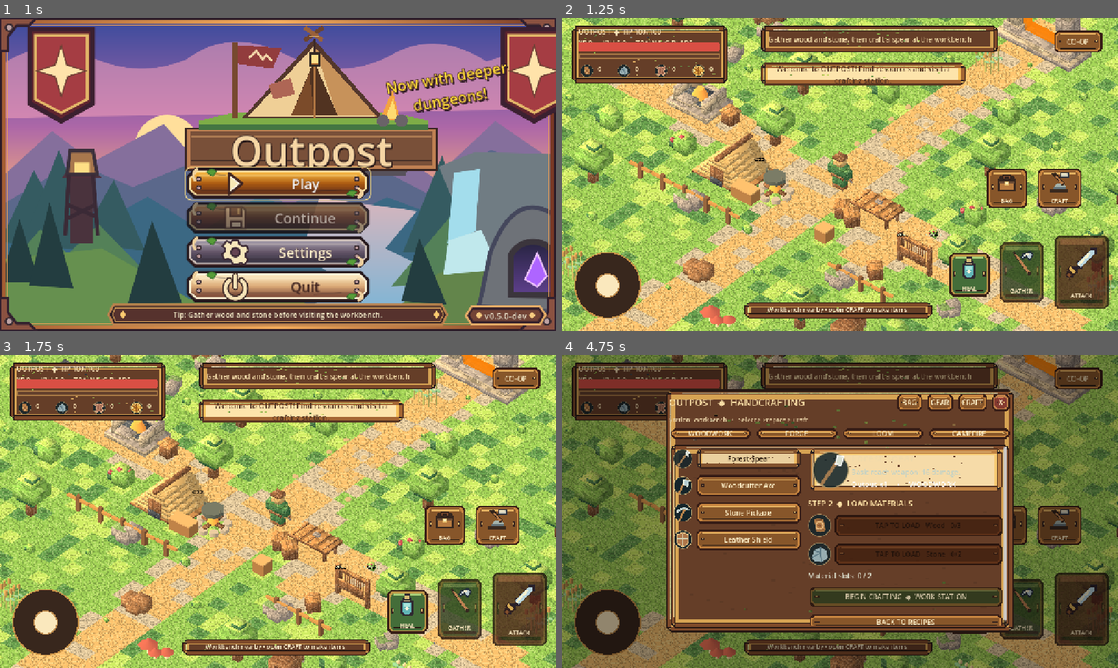
Above: before the commit, frames 1-4 (two rows, left to right).
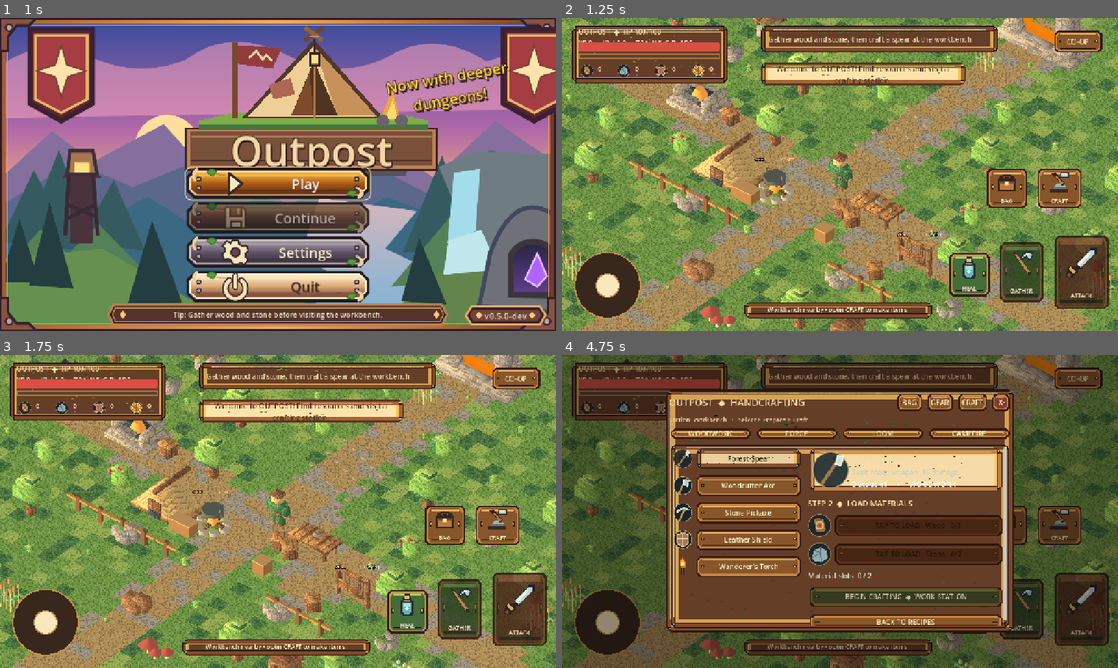
Above: after the commit, the same moments.

Repository: Smurfis/outpost-rpg
Game: Godot game, scene res://scenes/ui/company_splash.tscn
Same seed, same stepped clock (60 frames per second), same inputs: the game is played once before the commit and once after it.
Inputs (mouse positions are in pixels of both pictures, inside the frame that each line leads up to):
- Up to frame 1 (1 s): tap Enter at 0.5 s; move the mouse to (400, 158) at 0.52 s; hold D from 0.53 s (still down); tap E at 0.6 s; click (400, 158) at 0.67 s; tap Space at 0.77 s
- Up to frame 2 (1.25 s): keep holding D; tap Space at 1.07 s
- Up to frame 3 (1.75 s): release D at 1.25 s; drag from (166, 527) to (250, 574) at 1.27 s
- Up to frame 4 (4.75 s): move the mouse to (895, 442) at 2.02 s; hold D (outpost_right) 2.03-2.75 s; hold C (outpost_craft) 2.03-2.75 s; click "NEXT ◆ PREPARE ITEM" at 2.75 s; click "CO-OP" at 3.5 s; click "BAG" at 4.25 s

Frame 1 is identical in both runs. In frame 2, 69% of the frame differs, in the area x 0-100%, y 0-100%; in frame 3, 69%; in frame 4, 31%.

Commit message:
feat(atmosphere): nine-minute day-night lighting, craftable offhand torch and HUD clock

Diff:
--- /dev/null
+++ b/assets/icons/torch.svg
@@ -0,0 +1,8 @@
+<svg xmlns="http://www.w3.org/2000/svg" viewBox="0 0 64 64">
+<path fill="#3b261d" d="M28 29h8v30h-8z"/>
+<path fill="#865536" d="M30 30h4v27h-4z"/>
+<path fill="#b48545" d="M25 29h14v8H25z"/>
+<path fill="#e99a2e" d="M32 3c-12 12-12 20-9 27h18c3-9-4-16-9-27z"/>
+<path fill="#ffdf78" d="M32 13c-5 9-8 13-5 18h10c2-5 0-9-5-18z"/>
+<path fill="#fff1b4" d="M32 22c-3 4-3 7-1 9h4c1-3-1-5-3-9z"/>
+</svg>
--- a/data/recipes.json
+++ b/data/recipes.json
@@ -193,5 +193,20 @@
       "mushrooms": 2,
       "berries": 2
     }
+  },
+  {
+    "id": "torch",
+    "name": "Wanderer's Torch",
+    "result": "torch",
+    "amount": 1,
+    "station": "workbench",
+    "seconds": 1.7,
+    "strokes": 3,
+    "category": "Tools",
+    "desc": "Off-hand light for the night. Replaces your shield until unequipped.",
+    "ingredients": {
+      "wood": 2,
+      "fiber": 1
+    }
   }
 ]
--- a/scripts/game.gd
+++ b/scripts/game.gd
@@ -10,6 +10,8 @@
 const VOXEL_PROPS = preload("res://scripts/voxel/voxel_props.gd")
 const COOP = preload("res://scripts/network/coop_session.gd")
 @export var voxel_art_enabled: bool = true
+@export var day_night_enabled: bool = true
+@export_range(120.0, 1800.0, 30.0) var day_length_seconds: float = 540.0
 @export var fields_biome_enabled: bool = true # Original outpost clearing remains flat.
 @export var chunk_streaming_enabled: bool = true # Stream finite 192x192 Fields in 12x12 cells.
 const SAVE = "user://outpost_progress_v02.json"
@@ -18,7 +20,7 @@
 var hud
 var camera: Camera3D
 var equipment: Dictionary = {"weapon": "training_blade", "offhand": "", "back": "", "tool_wood": "", "tool_mining": "", "tool_forage": ""}
-var inventory: Dictionary = {"wood": 0, "stone": 0, "hide":  …(76 unchanged characters)… "shield": 0, "spear": 0, "satchel": 0, "iron": 0, "coal": 0, "clay": 0, "herbs": …(125 unchanged characters)…
+var inventory: Dictionary = {"wood": 0, "stone": 0, "hide":  …(76 unchanged characters)… "shield": 0, "spear": 0, "satchel": 0, "torch": 0, "iron": 0, "coal": 0, "clay": 0, "herbs": …(125 unchanged characters)…
 var menu
 var coop
 var recipes: Array = []
@@ -32,6 +34,11 @@
 var attack_delay: float = 0.0
 var gather_delay: float = 0.0
 var world_time: float = 0.0
+var sky_environment: Environment
+var sky_material: ProceduralSkyMaterial
+var sun_light: DirectionalLight3D
+var dusk_announced: bool = false
+var previous_day_phase: float = 0.25
 var last_hit_node: Node3D
 var workshop: Vector3 = Vector3(3.5, 0.0, 0.6)
 
@@ -69,6 +76,7 @@
 	add_child(coop)
 	_camera(1.0)
 	hud.toast("Welcome to OUTPOST! Find resources and visit a crafting station.")
+	_update_day_night()
 
 func _register_keys() -> void:
 	var binds := {"left": [KEY_A, KEY_LEFT], "right": [KEY_D, KEY_RIGHT], "up": [KEY_W, KEY_UP], "down": [KEY_S, KEY_DOWN], "gather": [KEY_E], "attack": [KEY_F, KEY_SPACE], "craft": [KEY_C], "bag": [KEY_B, KEY_I], "heal": [KEY_H]}
@@ -98,6 +106,7 @@
 	attack_delay = maxf(0.0, attack_delay - delta)
 	gather_delay = maxf(0.0, gather_delay - delta)
 	world_time += delta
+	_update_day_night()
 	_camera(delta)
 	if hero == null or hud == null:
 		return
@@ -172,9 +181,11 @@
 		dawn.ground_horizon_color = Color("d9b8a6")
 		sky.sky_material = dawn
 		env.sky = sky
+		sky_material = dawn
 		env.ambient_light_color = Color("fff0d1")
 		env.ambient_light_energy = 0.9
 	w.environment = env
+	sky_environment = env
 	add_child(w)
 	var sun := DirectionalLight3D.new()
 	sun.rotation_degrees = Vector3(-53, -30, 0)
@@ -184,6 +195,40 @@
 		sun.light_energy = 1.45
 	sun.shadow_enabled = false # Preserve Android budget on first visual pass.
 	add_child(sun)
+	sun_light = sun
+
+func day_phase() -> float:
+	return fposmod(0.25 + world_time / maxf(1.0, day_length_seconds), 1.0)
+
+func is_night() -> bool:
+	var phase: float = day_phase()
+	return phase >= 0.60 and phase < 0.94
+
+func _update_day_night() -> void:
+	if not day_night_enabled or sun_light == null or sky_environment == null:
+		return
+	var phase: float = day_phase()
+	# Midday at 0.25; dusk at 0.50; midnight at 0.75; dawn at 0.00.
+	# Never completely black: players without a torch can still navigate.
+	var daylight: float = clampf((sin(phase * TAU) + 0.16) * 1.15, 0.0, 1.0)
+	sun_light.light_energy = lerpf(0.035, 1.45 if voxel_art_enabled else 1.25, daylight)
+	sun_light.light_color = Color("7e9abf").lerp(Color("ffe0a9"), daylight)
+	sun_light.rotation_degrees = Vector3(-90.0 + phase * 360.0, -30.0, 0.0)
+	sky_environment.ambient_light_energy = lerpf(0.19, 0.9 if voxel_art_enabled else 0.85, daylight)
+	sky_environment.ambient_light_color = Color("829bbf").lerp(Color("fff0d1"), daylight)
+	if sky_material != null:
+		sky_material.sky_top_color = Color("10213e").lerp(Color("5d81b7"), daylight)
+		sky_material.sky_horizon_color = Color("302d4f").lerp(Color("efb49b"), daylight)
+		sky_material.ground_horizon_color = Color("2c3452").lerp(Color("d9b8a6"), daylight)
+	if hud != null:
+		var hour: int = int(floorf(phase * 24.0))
+		var minute: int = int(floorf(fposmod(phase * 24.0, 1.0) * 60.0))
+		hud.set_world_clock("%02d:%02d" % [hour, minute], is_night())
+	if not dusk_announced and previous_day_phase < 0.50 and phase >= 0.50:
+		dusk_announced = true
+		if hud != null:
+			hud.toast("No matter how dark the world becomes, you are its light.")
+	previous_day_phase = phase
 
 func _world() -> void:
 	var floor_body := StaticBody3D.new()
@@ -531,7 +576,7 @@
 func equipment_slot(item_id: String) -> String:
 	if item_id in ["spear", "iron_blade"]:
 		return "weapon"
-	if item_id == "shield":
+	if item_id in ["shield", "torch"]:
 		return "offhand"
 	if item_id == "cloak":
 		return "back"
@@ -567,10 +612,11 @@
 		return
 	hero.set_weapon(str(equipment.get("weapon", "training_blade")))
 	hero.set_shield(str(equipment.get("offhand", "")) == "shield")
+	hero.set_torch(str(equipment.get("offhand", "")) == "torch")
 	hero.set_cloak(str(equipment.get("back", "")) == "cloak")
 
 func owns_unique(item_id: String) -> bool:
-	return item_id in ["spear", "axe", "pickaxe", "shield", "satchel", "iron_blade", "cloak"] and int(inventory.get(item_id, 0)) > 0
+	return item_id in ["spear", "axe", "pickaxe", "shield", "torch", "satchel", "iron_blade", "cloak"] and int(inventory.get(item_id, 0)) > 0
 
 func can_craft(id: String) -> bool:
 	var recipe: Dictionary = _recipe_by_id(id)
@@ -725,7 +771,7 @@
 	_refresh_menu()
 
 func _save() -> void:
-	var data: Dictionary = {"version": 5, "equipment": equipment, "inventory": inventory, "experience": experience, "kills": kills, "spear": spear_crafted}
+	var data: Dictionary = {"version": 5, "equipment": equipment, "inventory": inventory, "experience": experience, "kills": kills, "spear": spear_crafted, "world_time_seconds": world_time}
 	var f: FileAccess = FileAccess.open(SAVE, FileAccess.WRITE)
 	if f != null:
 		f.store_string(JSON.stringify(data))
@@ -738,6 +784,7 @@
 	if not (data is Dictionary):
 		return
 	var version: int = int(data.get("version", 0))
+	world_time = maxf(0.0, float(data.get("world_time_seconds", 0.0)))
 	if version not in [2, 3, 4, 5]:
 		return
 	var stored: Variant = data.get("inventory", {})
--- a/scripts/hud.gd
+++ b/scripts/hud.gd
@@ -4,6 +4,7 @@
 var game
 var root: Control
 var status: Label
+var world_clock: Label
 var quest: Label
 var hint: Label
 var toast_label: Label
@@ -32,6 +33,7 @@
 	add_child(root)
 	root.set_anchors_and_offsets_preset(Control.PRESET_FULL_RECT)
 	_panel(0.015, 0.02, 0.302, 0.215, Color("#291d1b"))
+	world_clock = _label("DAY 12:00", 13, Color("#e9d4ab"), 0.780, 0.046, 0.879, 0.110)
 	status = _label("OUTPOST  ◆  HP 100/100", 16, Color("#f9e2b7"), 0.029, 0.028, 0.29, 0.077)
 	health_bar = _meter(0.03, 0.079, 0.284, 0.105, Color("#d94f44"))
 	xp_bar = _meter(0.03, 0.113, 0.284, 0.131, Color("#6db4dd"))
@@ -240,6 +242,12 @@
 func _stick(pos: Vector2) -> void:
 	move_vector = ((pos - _center()) / 55.0).limit_length(1.0)
 
+func set_world_clock(display_time: String, night: bool) -> void:
+	if world_clock == null:
+		return
+	world_clock.text = ("NIGHT " if night else "DAY ") + display_time
+	world_clock.add_theme_color_override("font_color", Color("#eab970") if night else Color("#e9d4ab"))
+
 func render_status(hp: float, inventory: Dictionary, xp: int, kills: int, weapon: String, objective: String, helper: String) -> void:
 	status.text = "OUTPOST  ◆  HP %d/100\nXP %d  •  KILLS %d  •  %s" % [int(ceilf(hp)), xp, kills, weapon.replace("_", " ").to_upper()]
 	if health_bar != null:
--- a/scripts/menu.gd
+++ b/scripts/menu.gd
@@ -26,7 +26,7 @@
 var preview_angle: float = 0.0
 var station_names: Dictionary = {"workbench":"WOODWORK", "forge":"FORGE", "loom":"LOOM", "campfire":"CAMPFIRE"}
 var action_names: Dictionary = {"workbench":"HAMMER", "forge":"STRIKE", "loom":"WEAVE", "campfire":"STIR"}
-var item_ids: Array = ["wood", "stone", "fiber", "berries", "iron", "coal", "clay", "herbs", "mushrooms", "reeds", "hide", "coins", "iron_ingot", "linen", "bricks", "meal", "tonic", "stew", "spear", "axe", "pickaxe", "shield", "satchel", "iron_blade", "cloak"]
+var item_ids: Array = ["wood", "stone", "fiber", "berries", "iron", "coal", "clay", "herbs", "mushrooms", "reeds", "hide", "coins", "iron_ingot", "linen", "bricks", "meal", "tonic", "stew", "spear", "axe", "pickaxe", "shield", "torch", "satchel", "iron_blade", "cloak"]
 
 func setup(ref: Node) -> void:
 	game = ref
@@ -289,7 +289,7 @@
 	}
 	var possible: Dictionary = {
 		"weapon": ["spear", "iron_blade"],
-		"offhand": ["shield"],
+		"offhand": ["shield", "torch"],
 		"back": ["cloak"],
 		"tool_wood": ["axe"],
 		"tool_mining": ["pickaxe"],
@@ -369,6 +369,7 @@
 	var damage: int = 24 if weapon == "iron_blade" else 16 if weapon == "spear" else 8
 	details_text.add_child(_label("Attack: %d  •  %s" % [damage, weapon.replace("_", " ").capitalize()], 17))
 	details_text.add_child(_label("Defense: %s" % ("40% less boar damage" if game.is_equipped("shield") else "Unarmoured"), 17))
+	details_text.add_child(_label("Light: %s" % ("Off-hand torch (illuminated)" if game.is_equipped("torch") else "None"), 17))
 	details_text.add_child(_label("Movement: %s" % ("Fast (+18%)" if game.is_equipped("cloak") else "Normal"), 17))
 	details_text.add_child(_label("Tools: %d active" % [int(game.is_equipped("axe")) + int(game.is_equipped("pickaxe")) + int(game.is_equipped("satchel"))], 17))
 	details_text.add_child(_label("Tip: craft new gear at the four stations, then equip it here.", 16, Color("bcc9be")))
--- a/scripts/player.gd
+++ b/scripts/player.gd
@@ -16,6 +16,8 @@
 var left_leg: Node3D
 var right_leg: Node3D
 var shield_mesh: MeshInstance3D
+var torch_pivot: Node3D
+var torch_light: OmniLight3D
 var cloak_pivot: Node3D
 var sword_mesh: MeshInstance3D
 var weapon_grip: Node3D
@@ -79,6 +81,23 @@
 	sword_mesh = _model("steel_sword", weapon_grip, Vector3.ZERO)
 	shield_mesh = _model("kite_shield", left_arm, Vector3(-0.07, -0.46, -0.29))
 	shield_mesh.visible = false
+	# Independent off-hand torch, compatible with the existing shield slot.
+	torch_pivot = Node3D.new()
+	torch_pivot.name = "OffhandTorch"
+	torch_pivot.position = Vector3(-0.07, -0.46, -0.25)
+	left_arm.add_child(torch_pivot)
+	var lantern: MeshInstance3D = VOXEL_CHARACTER.create_part("hand_torch")
+	if lantern != null:
+		torch_pivot.add_child(lantern)
+	torch_light = OmniLight3D.new()
+	torch_light.name = "TorchLight"
+	torch_light.position = Vector3(0, 0.88, 0)
+	torch_light.light_color = Color("ffb665")
+	torch_light.light_energy = 1.75
+	torch_light.omni_range = 7.4
+	torch_light.shadow_enabled = false # One cheap, shadowless local light for mobile.
+	torch_pivot.add_child(torch_light)
+	torch_pivot.visible = false
 	cloak_pivot = _pivot("Cloak", Vector3(0, 1.50, 0.27))
 	_model("cloth_cloak", cloak_pivot, Vector3.ZERO)
 	cloak_pivot.visible = false
@@ -144,6 +163,12 @@
 func set_shield(equipped: bool) -> void:
 	if shield_mesh != null:
 		shield_mesh.visible = equipped
+
+func set_torch(equipped: bool) -> void:
+	if torch_pivot != null:
+		torch_pivot.visible = equipped
+	if torch_light != null:
+		torch_light.visible = equipped
 
 func set_cloak(equipped: bool) -> void:
 	if cloak_pivot != null:
--- a/scripts/voxel/voxel_character.gd
+++ b/scripts/voxel/voxel_character.gd
@@ -56,6 +56,12 @@
 			PIXELS.box(st, Vector3(0, 0.03, -0.09), Vector3(0.66, 0.72, 0.08), 12, 4)
 			PIXELS.box(st, Vector3(0, -0.15, -0.15), Vector3(0.20, 0.27, 0.06), 5, 5)
 			PIXELS.box(st, Vector3(0, 0.15, -0.16), Vector3(0.52, 0.11, 0.07), 5, 5)
+		"hand_torch":
+			# A short wood-wrapped torch with an ember head and gold flame.
+			PIXELS.box(st, Vector3(0, 0.13, 0), Vector3(0.19, 0.78, 0.19), 8, 8)
+			PIXELS.box(st, Vector3(0, 0.52, 0), Vector3(0.34, 0.26, 0.33), 15, 8)
+			PIXELS.box(st, Vector3(0, 0.77, 0), Vector3(0.26, 0.31, 0.24), 5, 13)
+			PIXELS.box(st, Vector3(0, 0.97, 0), Vector3(0.12, 0.21, 0.12), 13, 5)
 		"cloth_cloak":
 			# Stepped cape rather than the smooth imported OBJ cloth silhouette.
 			PIXELS.box(st, Vector3(0, -0.21, 0.04), Vector3(0.88, 0.58, 0.13), 2, 10)
--- /dev/null
+++ b/tests/day_night_torch.gd
@@ -0,0 +1,51 @@
+extends SceneTree
+var failures: int = 0
+func _initialize() -> void:
+	call_deferred("_run")
+func check(ok: bool, label: String) -> void:
+	if ok:
+		print("PASS NIGHT: " + label)
+	else:
+		failures += 1
+		push_error("FAIL NIGHT: " + label)
+func _run() -> void:
+	var packed: PackedScene = load("res://scenes/main.tscn")
+	check(packed != null, "Game scene parses")
+	if packed == null:
+		quit(1)
+		return
+	root.set_meta("outpost_new_adventure", true)
+	var game = packed.instantiate()
+	root.add_child(game)
+	await process_frame
+	check(game.day_night_enabled, "Clock and sky are enabled")
+	check(game.recipes.size() == 14, "Torch recipe extends without removing old crafts")
+	check(str(game._recipe_by_id("torch").get("station", "")) == "workbench", "Torch crafted at existing workbench")
+	check(absf(game.day_phase() - 0.25) < 0.01, "World starts around midday")
+	var day_energy: float = game.sun_light.light_energy
+	var day_ambient: float = game.sky_environment.ambient_light_energy
+	game.world_time = game.day_length_seconds * 0.5
+	game._update_day_night()
+	check(game.is_night(), "Clock reaches night")
+	check(game.sun_light.light_energy < day_energy * 0.40, "Night reduces directional illumination")
+	check(game.sky_environment.ambient_light_energy < day_ambient * 0.5, "Ambient night light drops")
+	check(game.sky_material != null, "Pixel sky palette remains controllable")
+	check(game.hud.world_clock.text.begins_with("NIGHT"), "Small HUD clock shows nighttime")
+	check(game.hero.torch_light != null and not game.hero.torch_pivot.visible, "Torch starts inactive with no light")
+	game.inventory["torch"] = 1
+	game.inventory["shield"] = 1
+	check(game.equip_item("torch"), "Can equip owned torch")
+	check(game.is_equipped("torch") and game.hero.torch_pivot.visible and game.hero.torch_light.visible, "Offhand torch emits light")
+	check(not game.is_equipped("shield") and not game.hero.shield_mesh.visible, "Torch cannot stack with shield defence")
+	check(not game.hero.torch_light.shadow_enabled, "Torch uses mobile-friendly shadowless light")
+	check(game.equip_item("shield"), "Shield can replace equipped torch")
+	check(game.is_equipped("shield") and not game.hero.torch_pivot.visible and game.hero.shield_mesh.visible, "Offhand choice mutually exclusive")
+	check(game.equip_item("shield"), "Second shield tap removes it")
+	check(not game.hero.torch_pivot.visible and not game.hero.shield_mesh.visible, "Unequipping restores empty offhand")
+	game.world_time = game.day_length_seconds * 0.25
+	game._update_day_night()
+	check(game.hud.world_clock.text.begins_with("DAY"), "Dawn/day cycle returns")
+	game.queue_free()
+	await process_frame
+	print("DAY NIGHT RESULT: %d failures." % failures)
+	quit(0 if failures == 0 else 1)
--- a/tests/smoke.gd
+++ b/tests/smoke.gd
@@ -23,7 +23,7 @@
 	await process_frame
 	check(game.hero != null and game.menu != null and game.hud != null, "Player and visual interface exist")
 	check(game.hero.global_position.distance_to(Vector3(0, 0.35, 0)) < 0.7, "Hero remains at starting outpost")
-	check(game.recipes.size() == 13, "13 recipes load from JSON")
+	check(game.recipes.size() == 14, "14 recipes load from JSON")
 	check(game.stations.size() == 4, "Four interactive 3D stations exist")
 	check(str(game.equipment.get("weapon", "")) == "training_blade", "Starting equipment defaults to the training blade")
 	check(game.hero.visual.get_child_count() >= 7, "Modular player 3D model assembled")
--- a/tests/voxel_art_smoke.gd
+++ b/tests/voxel_art_smoke.gd
@@ -59,7 +59,7 @@
 		if child is MeshInstance3D and child.material_override == atlas:
 			pixel_station_blocks += 1
 	_check(pixel_station_blocks > 0, "Crafting stations use matching pixel textures")
-	_check(game.get("recipes").size() == 13, "All existing crafting recipes retained")
+	_check(game.get("recipes").size() == 14, "All existing crafting recipes retained plus torch")
 	var kinds: Dictionary = {}
 	for node in get_nodes_in_group("resources"):
 		kinds[node.kind] = true
Not shown, added: docs/DAY_NIGHT_TORCH.md
